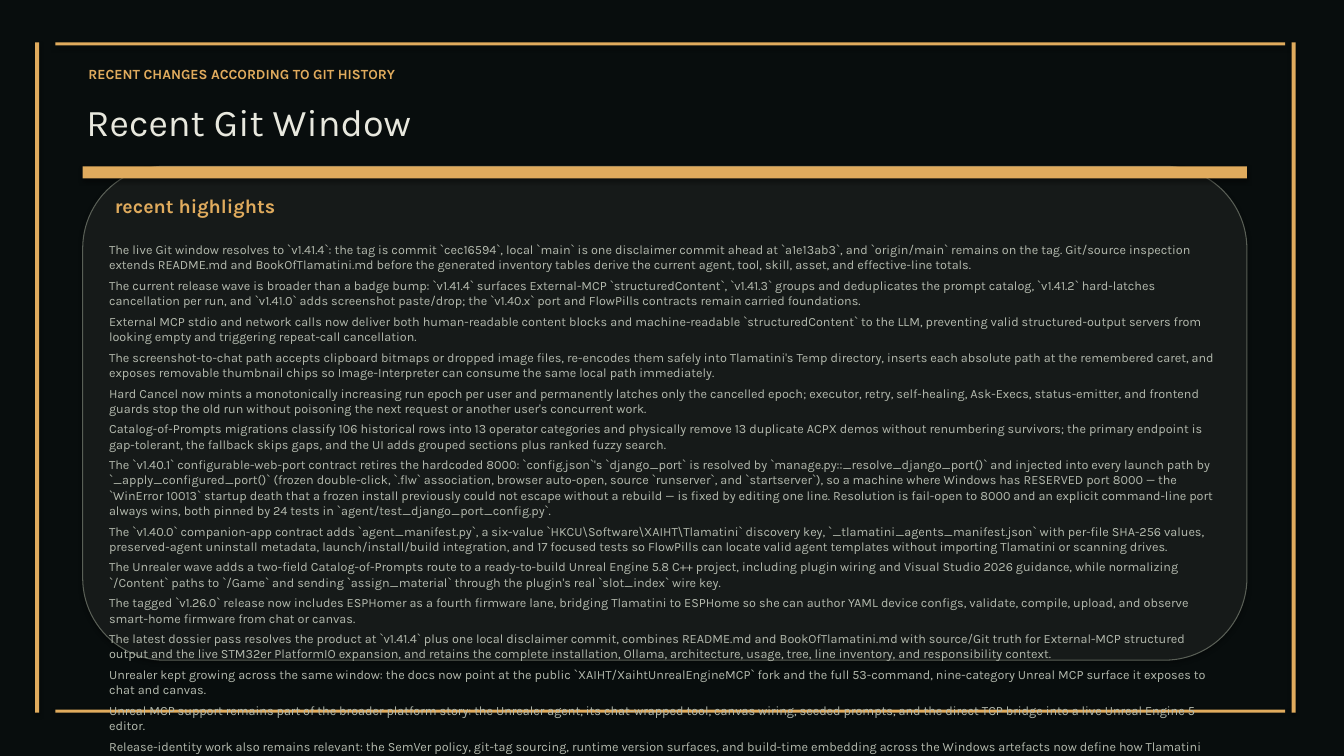
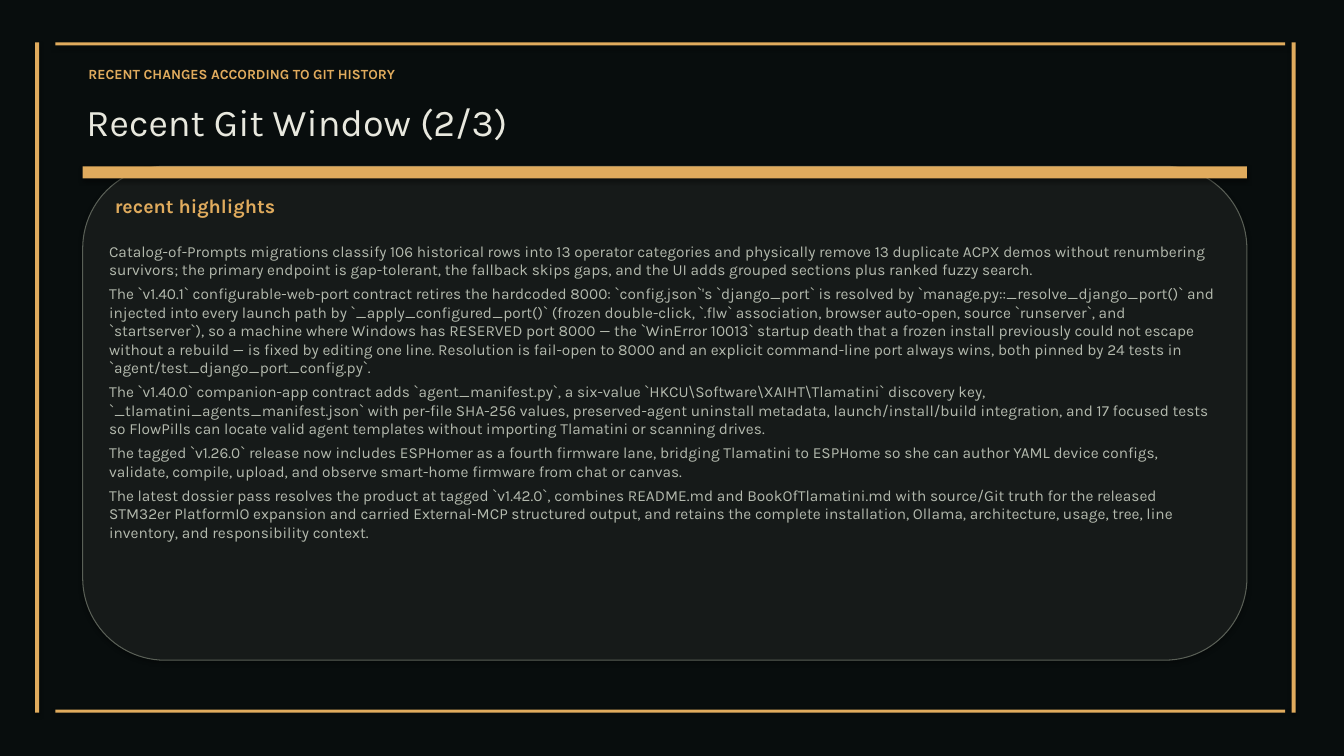
Before and after one commit to XAIHT/Tlamatini, a slide deck: slide 112 of Tlamatini_eXtended_Artificial_Intelligence_Humanly_Tempered.pptx (slide 108 before the commit). Drawn at 1344x756 pixels with LibreOffice and Linux fonts; fonts in the diff are those of the drawing. Boxes give left, top, right and bottom in pixels: in the first picture for what was removed or moved away, otherwise in the second. Text is boxed around its words. In the diff, an @@ line names an element or a change of style, - is before the commit and + after.

```diff
--- a/Tlamatini_eXtended_Artificial_Intelligence_Humanly_Tempered.pptx
+++ b/Tlamatini_eXtended_Artificial_Intelligence_Humanly_Tempered.pptx
@@ text at (x1=86, y1=108, x2=507, y2=140): text changed @@
-Recent Git Window
+Recent Git Window (2/3)
@@ text at (x1=109, y1=244, x2=1214, y2=416): paragraphs removed @@
-The live Git window resolves to `v1.41.4`: the tag is commit `cec16594`, local `main` is one disclaimer commit ahead at `a1e13ab3`, and `origin/main` remains on the tag. Git/source inspection extends README.md and BookOfTlamatini.md before the generated inventory tables derive the current agent, tool, skill, asset, and effective-line totals.
-The current release wave is broader than a badge bump: `v1.41.4` surfaces External-MCP `structuredContent`, `v1.41.3` groups and deduplicates the prompt catalog, `v1.41.2` hard-latches cancellation per run, and `v1.41.0` adds screenshot paste/drop; the `v1.40.x` port and FlowPills contracts remain carried foundations.
-External MCP stdio and network calls now deliver both human-readable content blocks and machine-readable `structuredContent` to the LLM, preventing valid structured-output servers from looking empty and triggering repeat-call cancellation.
-The screenshot-to-chat path accepts clipboard bitmaps or dropped image files, re-encodes them safely into Tlamatini's Temp directory, inserts each absolute path at the remembered caret, and exposes removable thumbnail chips so Image-Interpreter can consume the same local path immediately.
-Hard Cancel now mints a monotonically increasing run epoch per user and permanently latches only the cancelled epoch; executor, retry, self-healing, Ask-Execs, status-emitter, and frontend guards stop the old run without poisoning the next request or another user's concurrent work.
@@ text at (x1=109, y1=246, x2=1214, y2=481): size 9 to 11 pt in "Catalog-of-Prompts migrations classify 106 historical rows i ...", "The `v1.40.1` configurable-web-port contract retires the har ...", "The `v1.40.0` companion-app contract adds `agent_manifest.py ...", "The tagged `v1.26.0` release now includes ESPHomer ..." @@
@@ text at (x1=109, y1=489, x2=1172, y2=542): text changed; size 9 to 11 pt @@
-The latest dossier pass resolves the product at `v1.41.4` plus one local disclaimer commit, combines README.md and BookOfTlamatini.md with source/Git truth for External-MCP structured output and the live STM32er PlatformIO expansion, and retains the complete installation, Ollama, architecture, usage, tree, line inventory, and responsibility context.
-Unrealer kept growing across the same window: the docs now point at the public `XAIHT/XaihtUnrealEngineMCP` fork and the full 53-command, nine-category Unreal MCP surface it exposes to chat and canvas.
-Unreal MCP support remains part of the broader platform story: the Unrealer agent, its chat-wrapped tool, canvas wiring, seeded prompts, and the direct TCP bridge into a live Unreal Engine 5 editor.
-Release-identity work also remains relevant: the SemVer policy, git-tag sourcing, runtime version surfaces, and build-time embedding across the Windows artefacts now define how Tlamatini reports her version.
-Documentation itself changed during the recent window, so the regenerated dossier is part of the tracked operator surface rather than an external afterthought.
+The latest dossier pass resolves the product at tagged `v1.42.0`, combines README.md and BookOfTlamatini.md with source/Git truth for the released STM32er PlatformIO expansion and carried External-MCP structured output, and retains the complete installation, Ollama, architecture, usage, tree, line inventory, and responsibility context.
@@ text at (x1=109, y1=562, x2=1179, y2=590): paragraph removed @@
-The Unrealer wave adds a two-field Catalog-of-Prompts route to a ready-to-build Unreal Engine 5.8 C++ project, including plugin wiring and Visual Studio 2026 guidance, while normalizing `/Content` paths to `/Game` and sending `assign_material` through the plugin's real `slot_index` wire key.
```
Also in this commit, not shown: 27 other slides changed, 5 slides added, 1 slide removed, 7 other files.
